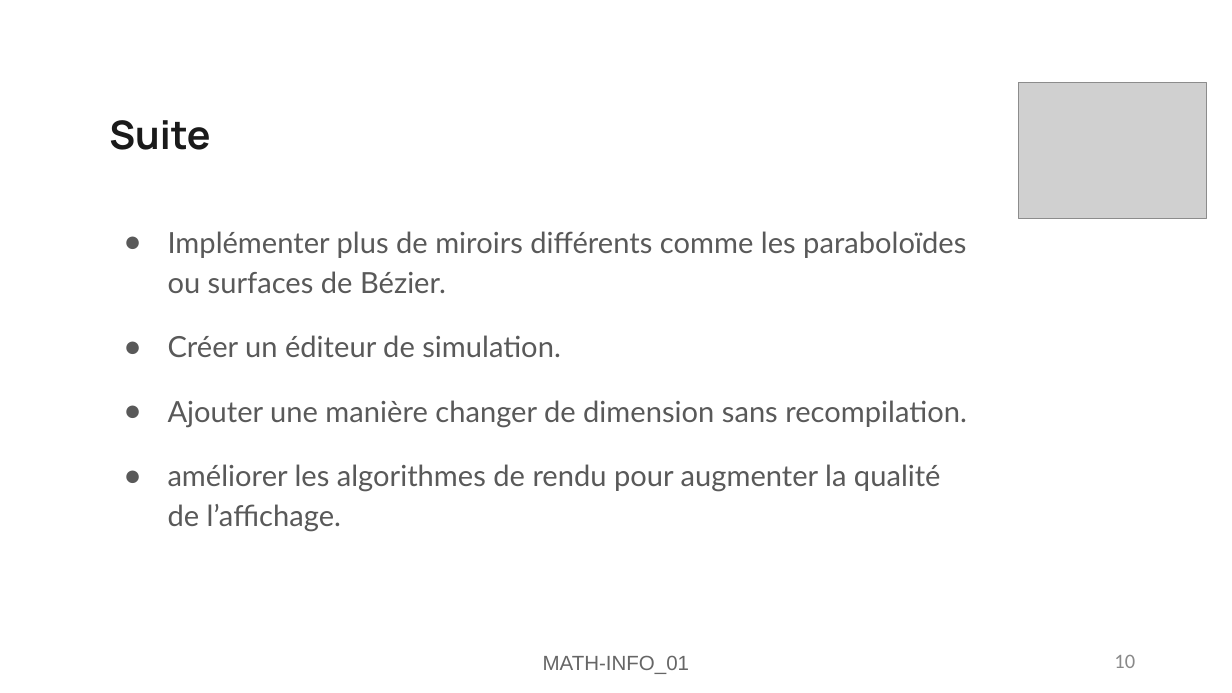
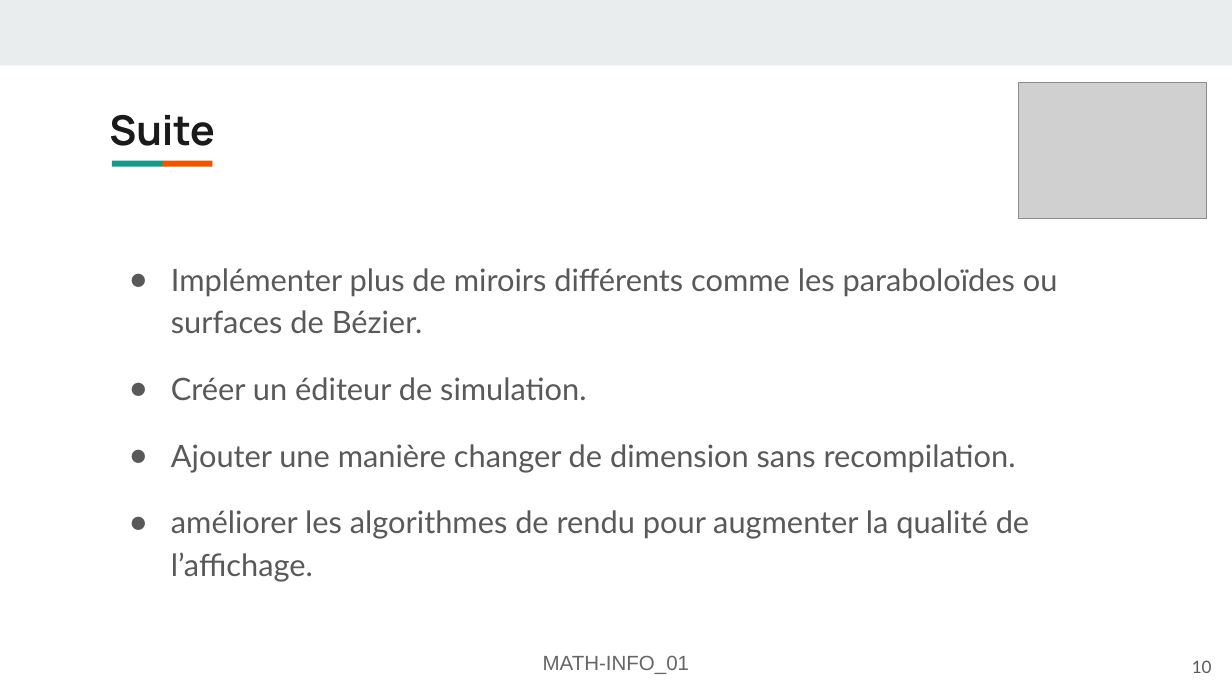
Before and after one commit to FlashOnFire/MirrorVerse, a slide deck: slide 10 of project_managment/pres2/MATH-INFO_01-Présentation-mirror-verse.odp. Drawn at 1232x693 pixels with LibreOffice and Linux fonts; fonts in the diff are those of the drawing; grey boxes stand for pictures. Boxes give left, top, right and bottom in pixels: in the first picture for what was removed or moved away, otherwise in the second. Text is boxed around its words. In the diff, an @@ line names an element or a change of style, - is before the commit and + after.

```diff
--- a/project_managment/pres2/MATH-INFO_01-Présentation-mirror-verse.odp
+++ b/project_managment/pres2/MATH-INFO_01-Présentation-mirror-verse.odp
@@ rectangle added at <box>0,0,1232,65</box>, fill #E9EDEE @@
@@ title "Suite" at <box>109,115,215,146</box>: size 23 to 24.1 pt; line spacing 1 to 0.9 @@
@@ rectangle added at <box>112,160,163,166</box>, fill #1A9988 @@
@@ rectangle added at <box>161,160,212,166</box>, fill #EB5600 @@
@@ text "Implémenter plus de miroirs différents ...": place and size @@
-text "Implémenter plus de miroirs différents ..." at <box>168,231,967,532</box>
+text "Implémenter plus de miroirs différents ..." at <box>171,268,1058,582</box>
@@ text "Implémenter plus de miroirs différents ..." at <box>171,268,1058,582</box>: size 17 to 18 pt; indent changed @@
@@ page number: place and size @@
-page number at <box>1114,655,1135,668</box>
+page number at <box>1192,660,1212,673</box>
@@ page number at <box>1192,660,1212,673</box>: size 12 to 10 pt, font Calibri to Lato, text colour #898989 to #595959 @@
```
Also in this commit, not shown: 11 other slides changed, 1 other file.
